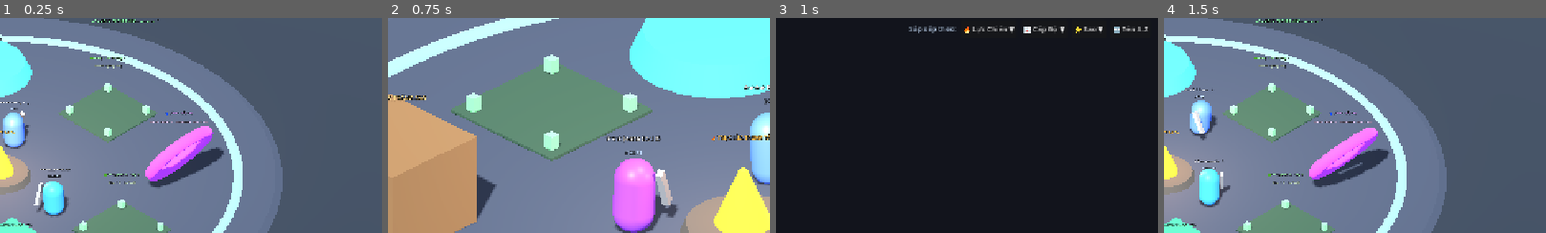
Above: before the commit, frames 1-4 (left to right).
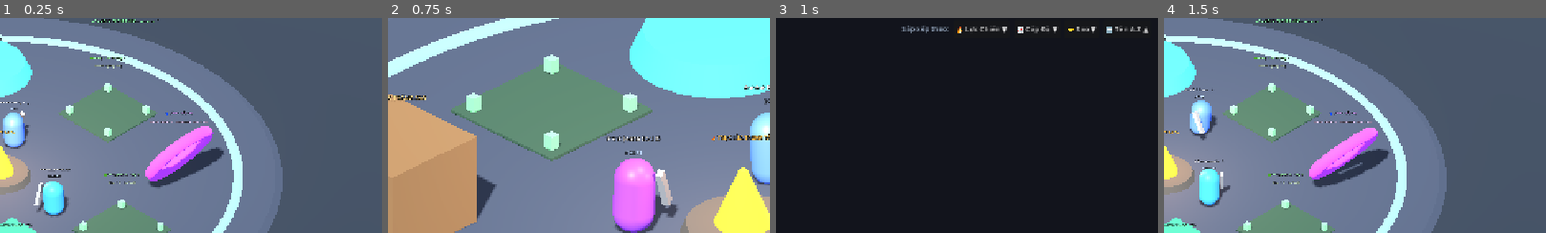
Above: after the commit, the same moments.

Repository: Zombie3012/infinity_gacha
Game: Godot game, scene res://scenes/base/isometric_base_3d.tscn
The game is run twice, just before and just after one commit, with the same random seed, the same clock (stepped at 60 frames per second) and the same inputs.
Inputs:
- Up to frame 1 (0.25 s): no input
- Up to frame 2 (0.75 s): click "🛡️ Tướng & Thăng Sao" at 0.5 s
- Up to frame 3 (1 s): no input
- Up to frame 4 (1.5 s): click "⬅ Về Căn Cứ 3D" at 1.25 s
The pictures show only the part of the screen within x 50-100%, y 12-62%; the shares and areas given below are measured in that part.

Frames 1-2 are identical in both runs. In frame 3, 1.2% of the frame differs, in the area x 32-98%, y 3-8%; in frame 4, nothing differs.

Commit message:
feat(roster): implement Pick Me Up webtoon tarot cards and bidirectional sorting

Diff:
--- a/client-godot/scenes/heroes/hero_roster.gd
+++ b/client-godot/scenes/heroes/hero_roster.gd
@@ -55,6 +55,7 @@
 # Grid View & Detail View Navigation references
 var _in_detail_view: bool = false
 var _grid_sort_mode: int = 0 # 0: CP, 1: Level, 2: Stars, 3: Name
+var _grid_sort_ascending: bool = false
 var _grid_view_container: VBoxContainer = null
 var _hero_grid_container: GridContainer = null
 var _grid_total_label: Label = null
@@ -136,10 +137,10 @@
 	if star >= 5:
 		return Color(1.0, 0.82, 0.24, 0.95)
 	elif star == 4:
-		return Color(0.75, 0.45, 0.95, 0.95)
+		return Color(0.78, 0.48, 0.95, 0.95)
 	elif star == 3:
-		return Color(0.28, 0.68, 0.98, 0.9)
-	return Color(0.35, 0.75, 0.48, 0.85)
+		return Color(0.32, 0.72, 0.95, 0.90)
+	return Color(0.68, 0.52, 0.36, 0.90)
 
 func _get_rarity_rank_name(star: int) -> String:
 	if star >= 5:
@@ -287,7 +288,7 @@
 		sort_lbl.add_theme_color_override("font_color", Color(0.7, 0.78, 0.88))
 		grid_ctrl_row.add_child(sort_lbl)
 
-		var sort_names := ["🔥 Lực Chiến ▼", "📈 Cấp Độ ▼", "⭐ Sao ▼", "🔤 Tên A-Z"]
+		var sort_names := ["🔥 Lực Chiến ▼", "📈 Cấp Độ ▼", "⭐ Sao ▼", "🔤 Tên A-Z ▲"]
 		_sort_buttons.clear()
 		for s_idx in range(sort_names.size()):
 			var sbtn := Button.new()
@@ -296,7 +297,12 @@
 			sbtn.add_theme_font_size_override("font_size", 12)
 			var cur_s := s_idx
 			sbtn.pressed.connect(func():
-				_grid_sort_mode = cur_s
+				if _grid_sort_mode == cur_s:
+					_grid_sort_ascending = not _grid_sort_ascending
+				else:
+					_grid_sort_mode = cur_s
+					_grid_sort_ascending = false
+				_update_sort_button_labels()
 				_refresh_hero_list(str(_selected_hero.get("id", "")))
 			)
 			grid_ctrl_row.add_child(sbtn)
@@ -1550,42 +1556,54 @@
 # HERO LIST & FILTERING
 # ==============================================================================
 
+func _update_sort_button_labels() -> void:
+	var labels := [
+		"🔥 Lực Chiến " + ("▲" if _grid_sort_ascending and _grid_sort_mode == 0 else "▼"),
+		"📈 Cấp Độ " + ("▲" if _grid_sort_ascending and _grid_sort_mode == 1 else "▼"),
+		"⭐ Sao " + ("▲" if _grid_sort_ascending and _grid_sort_mode == 2 else "▼"),
+		"🔤 Tên " + ("Z-A ▼" if _grid_sort_ascending and _grid_sort_mode == 3 else "A-Z ▲")
+	]
+	for i in range(_sort_buttons.size()):
+		if i < labels.size():
+			_sort_buttons[i].text = labels[i]
+			_sort_buttons[i].modulate = Color(1.0, 0.92, 0.42) if i == _grid_sort_mode else Color(0.82, 0.88, 0.96)
+
 func _sort_filtered_heroes() -> void:
 	match _grid_sort_mode:
-		0: # Combat Power (descending)
+		0: # Combat Power
 			_filtered_heroes.sort_custom(func(a: Dictionary, b: Dictionary) -> bool:
 				var cpa := int(a.get("combatPower", 0))
 				var cpb := int(b.get("combatPower", 0))
 				if cpa != cpb:
-					return cpa > cpb
+					return (cpa < cpb) if _grid_sort_ascending else (cpa > cpb)
 				return int(a.get("level", 1)) > int(b.get("level", 1))
 			)
-		1: # Level (descending)
+		1: # Level
 			_filtered_heroes.sort_custom(func(a: Dictionary, b: Dictionary) -> bool:
 				var lva := int(a.get("level", 1))
 				var lvb := int(b.get("level", 1))
 				if lva != lvb:
-					return lva > lvb
+					return (lva < lvb) if _grid_sort_ascending else (lva > lvb)
 				return int(a.get("combatPower", 0)) > int(b.get("combatPower", 0))
 			)
-		2: # Rarity / Stars (descending)
+		2: # Rarity / Stars
 			_filtered_heroes.sort_custom(func(a: Dictionary, b: Dictionary) -> bool:
 				var sta := int(a.get("rarity", 1))
 				var stb := int(b.get("rarity", 1))
 				if sta != stb:
-					return sta > stb
+					return (sta < stb) if _grid_sort_ascending else (sta > stb)
 				return int(a.get("combatPower", 0)) > int(b.get("combatPower", 0))
 			)
-		3: # Name A-Z
+		3: # Name A-Z / Z-A
 			_filtered_heroes.sort_custom(func(a: Dictionary, b: Dictionary) -> bool:
-				return str(a.get("name", "")).nocasecmp_to(str(b.get("name", ""))) < 0
+				var cmp := str(a.get("name", "")).nocasecmp_to(str(b.get("name", "")))
+				return (cmp > 0) if _grid_sort_ascending else (cmp < 0)
 			)
 
 func _refresh_hero_list(preserve_hero_id: String = "") -> void:
 	for i in range(_filter_buttons.size()):
 		_filter_buttons[i].modulate = Color(1.0, 0.92, 0.42) if i == _roster_filter_mode else Color(0.82, 0.88, 0.96)
-	for i in range(_sort_buttons.size()):
-		_sort_buttons[i].modulate = Color(1.0, 0.92, 0.42) if i == _grid_sort_mode else Color(0.82, 0.88, 0.96)
+	_update_sort_button_labels()
 
 	hero_item_list.clear()
 	_filtered_heroes.clear()
@@ -1745,8 +1763,7 @@
 
 	for i in range(_filter_buttons.size()):
 		_filter_buttons[i].modulate = Color(1.0, 0.92, 0.42) if i == _roster_filter_mode else Color(0.82, 0.88, 0.96)
-	for i in range(_sort_buttons.size()):
-		_sort_buttons[i].modulate = Color(1.0, 0.92, 0.42) if i == _grid_sort_mode else Color(0.82, 0.88, 0.96)
+	_update_sort_button_labels()
 
 	if _filtered_heroes.is_empty():
 		var empty_lbl := Label.new()
@@ -1761,6 +1778,31 @@
 		if h is Dictionary:
 			var card := _build_hero_card(h)
 			_hero_grid_container.add_child(card)
+
+func _draw_card_occult_rings(canvas: Control, rarity_col: Color) -> void:
+	var c: Vector2 = canvas.size / 2.0
+	var ring_col := Color(rarity_col.r, rarity_col.g, rarity_col.b, 0.26)
+	var thin_ring_col := Color(rarity_col.r, rarity_col.g, rarity_col.b, 0.16)
+	var spoke_col := Color(rarity_col.r, rarity_col.g, rarity_col.b, 0.14)
+
+	# Concentric summoning rings (Pick Me Up Tarot halo)
+	canvas.draw_arc(c, 58.0, 0.0, TAU, 48, ring_col, 1.5, true)
+	canvas.draw_arc(c, 44.0, 0.0, TAU, 36, thin_ring_col, 1.0, true)
+	canvas.draw_arc(c, 30.0, 0.0, TAU, 28, thin_ring_col, 1.0, true)
+
+	# Cardinal crosshair ticks
+	canvas.draw_line(c - Vector2(66.0, 0.0), c - Vector2(50.0, 0.0), spoke_col, 1.2, true)
+	canvas.draw_line(c + Vector2(50.0, 0.0), c + Vector2(66.0, 0.0), spoke_col, 1.2, true)
+	canvas.draw_line(c - Vector2(0.0, 66.0), c - Vector2(0.0, 50.0), spoke_col, 1.2, true)
+	canvas.draw_line(c + Vector2(0.0, 50.0), c + Vector2(0.0, 66.0), spoke_col, 1.2, true)
+
+	# Diagonal occult ticks (45 deg)
+	var d45 := Vector2(0.7071, 0.7071)
+	canvas.draw_line(c + d45 * 52.0, c + d45 * 62.0, spoke_col, 1.0, true)
+	canvas.draw_line(c - d45 * 52.0, c - d45 * 62.0, spoke_col, 1.0, true)
+	var d135 := Vector2(-0.7071, 0.7071)
+	canvas.draw_line(c + d135 * 52.0, c + d135 * 62.0, spoke_col, 1.0, true)
+	canvas.draw_line(c - d135 * 52.0, c - d135 * 62.0, spoke_col, 1.0, true)
 
 func _build_hero_card(h: Dictionary) -> Control:
 	var hid: String = str(h.get("id", ""))
@@ -1776,6 +1818,7 @@
 	var is_locked: bool = bool(h.get("isLocked", false))
 	var hname: String = str(h.get("name", "Hero"))
 	var state_str: String = str(h.get("state", "ALIVE"))
+	var rarity_col: Color = _get_rarity_border_color(star)
 
 	var d_stats: Dictionary = h.get("derivedStats", {}) if h.get("derivedStats") is Dictionary else {}
 	var atk: int = int(d_stats.get("attack", h.get("attack", 10)))
@@ -1784,92 +1827,122 @@
 	var spd: int = int(d_stats.get("speed", h.get("speed", 10)))
 	var cp: int = int(h.get("combatPower", mhp + atk * 4 + def_val * 3 + spd * 2))
 
+	# Outer Card Panel (Pick Me Up Tarot proportions ~230x335)
 	var card := PanelContainer.new()
-	card.custom_minimum_size = Vector2(230, 275)
+	card.custom_minimum_size = Vector2(230, 335)
 	card.size_flags_horizontal = Control.SIZE_EXPAND_FILL
 
 	var cstyle := StyleBoxFlat.new()
-	cstyle.bg_color = Color(0.06, 0.08, 0.13, 0.96)
-	cstyle.border_width_left = 2
-	cstyle.border_width_top = 2
-	cstyle.border_width_right = 2
-	cstyle.border_width_bottom = 2
-	cstyle.border_color = _get_rarity_border_color(star)
-	cstyle.corner_radius_top_left = 8
-	cstyle.corner_radius_top_right = 8
-	cstyle.corner_radius_bottom_left = 8
-	cstyle.corner_radius_bottom_right = 8
-	cstyle.shadow_size = 4
-	cstyle.shadow_color = Color(0, 0, 0, 0.45)
+	cstyle.bg_color = Color(0.065, 0.075, 0.10, 0.98)
+	cstyle.border_width_left = 3 if star >= 5 else 2
+	cstyle.border_width_top = 3 if star >= 5 else 2
+	cstyle.border_width_right = 3 if star >= 5 else 2
+	cstyle.border_width_bottom = 3 if star >= 5 else 2
+	cstyle.border_color = rarity_col
+	cstyle.corner_radius_top_left = 10
+	cstyle.corner_radius_top_right = 10
+	cstyle.corner_radius_bottom_left = 10
+	cstyle.corner_radius_bottom_right = 10
+	cstyle.shadow_size = 6
+	cstyle.shadow_color = Color(0, 0, 0, 0.55)
 	card.add_theme_stylebox_override("panel", cstyle)
 
-	var margin := MarginContainer.new()
-	margin.add_theme_constant_override("margin_left", 8)
-	margin.add_theme_constant_override("margin_top", 7)
-	margin.add_theme_constant_override("margin_right", 8)
-	margin.add_theme_constant_override("margin_bottom", 7)
-	card.add_child(margin)
+	# Inset margin for double-line ornate border
+	var outer_margin := MarginContainer.new()
+	outer_margin.add_theme_constant_override("margin_left", 4)
+	outer_margin.add_theme_constant_override("margin_top", 4)
+	outer_margin.add_theme_constant_override("margin_right", 4)
+	outer_margin.add_theme_constant_override("margin_bottom", 4)
+	card.add_child(outer_margin)
+
+	# Inner Inset Frame
+	var inner_frame := PanelContainer.new()
+	var if_style := StyleBoxFlat.new()
+	if_style.bg_color = Color(0, 0, 0, 0)
+	if_style.border_width_left = 1
+	if_style.border_width_top = 1
+	if_style.border_width_right = 1
+	if_style.border_width_bottom = 1
+	if_style.border_color = Color(rarity_col.r, rarity_col.g, rarity_col.b, 0.38)
+	if_style.corner_radius_top_left = 6
+	if_style.corner_radius_top_right = 6
+	if_style.corner_radius_bottom_left = 6
+	if_style.corner_radius_bottom_right = 6
+	inner_frame.add_theme_stylebox_override("panel", if_style)
+	outer_margin.add_child(inner_frame)
+
+	var content_margin := MarginContainer.new()
+	content_margin.add_theme_constant_override("margin_left", 6)
+	content_margin.add_theme_constant_override("margin_top", 5)
+	content_margin.add_theme_constant_override("margin_right", 6)
+	content_margin.add_theme_constant_override("margin_bottom", 6)
+	inner_frame.add_child(content_margin)
 
 	var vbox := VBoxContainer.new()
-	vbox.add_theme_constant_override("separation", 5)
+	vbox.add_theme_constant_override("separation", 4)
 	vbox.size_flags_horizontal = Control.SIZE_EXPAND_FILL
 	vbox.size_flags_vertical = Control.SIZE_EXPAND_FILL
-	margin.add_child(vbox)
-
-	# 1. Header Row: Class/Element Pill + Party/Lock Status
+	content_margin.add_child(vbox)
+
+	# 1. Header Row: Class/Element Pill + Top Celestial Crest + Party/Lock Status
 	var header_row := HBoxContainer.new()
 	header_row.add_theme_constant_override("separation", 4)
 	vbox.add_child(header_row)
 
 	var class_pill := PanelContainer.new()
 	var cp_style := StyleBoxFlat.new()
-	cp_style.bg_color = Color(0.12, 0.16, 0.23, 0.85)
-	cp_style.corner_radius_top_left = 4
-	cp_style.corner_radius_top_right = 4
-	cp_style.corner_radius_bottom_left = 4
-	cp_style.corner_radius_bottom_right = 4
+	cp_style.bg_color = Color(0.10, 0.13, 0.18, 0.90)
+	cp_style.corner_radius_top_left = 3
+	cp_style.corner_radius_top_right = 3
+	cp_style.corner_radius_bottom_left = 3
+	cp_style.corner_radius_bottom_right = 3
 	class_pill.add_theme_stylebox_override("panel", cp_style)
 	var cp_margin := MarginContainer.new()
 	cp_margin.add_theme_constant_override("margin_left", 5)
 	cp_margin.add_theme_constant_override("margin_right", 5)
-	cp_margin.add_theme_constant_override("margin_top", 2)
-	cp_margin.add_theme_constant_override("margin_bottom", 2)
+	cp_margin.add_theme_constant_override("margin_top", 1)
+	cp_margin.add_theme_constant_override("margin_bottom", 1)
 	class_pill.add_child(cp_margin)
 	var class_lbl := Label.new()
 	class_lbl.text = "%s %s" % [_get_hero_class_icon(cls), cls.to_upper()]
-	class_lbl.add_theme_font_size_override("font_size", 10)
+	class_lbl.add_theme_font_size_override("font_size", 9)
 	class_lbl.add_theme_color_override("font_color", _get_hero_element_color(elem))
 	cp_margin.add_child(class_lbl)
 	header_row.add_child(class_pill)
 
-	var elem_lbl := Label.new()
-	elem_lbl.text = "• " + elem.to_upper()
-	elem_lbl.add_theme_font_size_override("font_size", 10)
-	elem_lbl.add_theme_color_override("font_color", _get_hero_element_color(elem).lerp(Color.WHITE, 0.3))
-	header_row.add_child(elem_lbl)
-
-	var spacer := Control.new()
-	spacer.size_flags_horizontal = Control.SIZE_EXPAND_FILL
-	header_row.add_child(spacer)
+	var spacer_left := Control.new()
+	spacer_left.size_flags_horizontal = Control.SIZE_EXPAND_FILL
+	header_row.add_child(spacer_left)
+
+	# Top Center Celestial Compass Emblem (Pick Me Up tarot crest)
+	var crest_lbl := Label.new()
+	crest_lbl.text = "✦ ☼ ✦"
+	crest_lbl.add_theme_font_size_override("font_size", 9)
+	crest_lbl.add_theme_color_override("font_color", rarity_col.lerp(Color.WHITE, 0.25))
+	header_row.add_child(crest_lbl)
+
+	var spacer_right := Control.new()
+	spacer_right.size_flags_horizontal = Control.SIZE_EXPAND_FILL
+	header_row.add_child(spacer_right)
 
 	if in_party:
 		var party_pill := PanelContainer.new()
 		var pp_style := StyleBoxFlat.new()
 		pp_style.bg_color = Color(0.85, 0.20, 0.20, 0.95)
-		pp_style.corner_radius_top_left = 4
-		pp_style.corner_radius_top_right = 4
-		pp_style.corner_radius_bottom_left = 4
-		pp_style.corner_radius_bottom_right = 4
+		pp_style.corner_radius_top_left = 3
+		pp_style.corner_radius_top_right = 3
+		pp_style.corner_radius_bottom_left = 3
+		pp_style.corner_radius_bottom_right = 3
 		party_pill.add_theme_stylebox_override("panel", pp_style)
 		var pp_margin := MarginContainer.new()
-		pp_margin.add_theme_constant_override("margin_left", 5)
-		pp_margin.add_theme_constant_override("margin_right", 5)
-		pp_margin.add_theme_constant_override("margin_top", 2)
-		pp_margin.add_theme_constant_override("margin_bottom", 2)
+		pp_margin.add_theme_constant_override("margin_left", 4)
+		pp_margin.add_theme_constant_override("margin_right", 4)
+		pp_margin.add_theme_constant_override("margin_top", 1)
+		pp_margin.add_theme_constant_override("margin_bottom", 1)
 		party_pill.add_child(pp_margin)
 		var party_lbl := Label.new()
-		party_lbl.text = "⚔️ ĐỘI PVE"
-		party_lbl.add_theme_font_size_override("font_size", 9)
+		party_lbl.text = "⚔️ PVE"
+		party_lbl.add_theme_font_size_override("font_size", 8)
 		party_lbl.add_theme_color_override("font_color", Color.WHITE)
 		pp_margin.add_child(party_lbl)
 		header_row.add_child(party_pill)
@@ -1877,20 +1950,20 @@
 	if is_locked:
 		var lock_lbl := Label.new()
 		lock_lbl.text = "🔒"
-		lock_lbl.add_theme_font_size_override("font_size", 11)
+		lock_lbl.add_theme_font_size_override("font_size", 10)
 		header_row.add_child(lock_lbl)
 
-	# 2. Hero Avatar Box (Centerpiece)
+	# 2. Hero Avatar Box with Concentric Occult Halo (Pick Me Up center arch)
 	var avatar_box := PanelContainer.new()
-	avatar_box.custom_minimum_size = Vector2(0, 125)
+	avatar_box.custom_minimum_size = Vector2(0, 155)
 	avatar_box.size_flags_vertical = Control.SIZE_EXPAND_FILL
 	var ab_style := StyleBoxFlat.new()
-	ab_style.bg_color = Color(0.08, 0.10, 0.16, 0.95).lerp(_get_hero_element_color(elem), 0.12)
+	ab_style.bg_color = Color(0.045, 0.055, 0.08, 0.95).lerp(_get_hero_element_color(elem), 0.08)
 	ab_style.border_width_left = 1
 	ab_style.border_width_top = 1
 	ab_style.border_width_right = 1
 	ab_style.border_width_bottom = 1
-	ab_style.border_color = Color(0.2, 0.28, 0.38, 0.5)
+	ab_style.border_color = Color(rarity_col.r, rarity_col.g, rarity_col.b, 0.25)
 	ab_style.corner_radius_top_left = 6
 	ab_style.corner_radius_top_right = 6
 	ab_style.corner_radius_bottom_left = 6
@@ -1898,6 +1971,24 @@
 	avatar_box.add_theme_stylebox_override("panel", ab_style)
 	vbox.add_child(avatar_box)
 
+	# Halo Canvas for drawing concentric summoning rings
+	var halo_canvas := Control.new()
+	halo_canvas.set_anchors_preset(Control.PRESET_FULL_RECT)
+	halo_canvas.draw.connect(_draw_card_occult_rings.bind(halo_canvas, rarity_col))
+	avatar_box.add_child(halo_canvas)
+
+	# Center Hero Silhouette / Class Icon
+	var icon_center := CenterContainer.new()
+	icon_center.set_anchors_preset(Control.PRESET_FULL_RECT)
+	avatar_box.add_child(icon_center)
+
+	var big_icon := Label.new()
+	big_icon.text = _get_hero_class_icon(cls)
+	big_icon.add_theme_font_size_override("font_size", 48)
+	big_icon.modulate = Color(1.0, 1.0, 1.0, 0.90)
+	icon_center.add_child(big_icon)
+
+	# Overlay badges (Awakening top-left, Rank bottom-right)
 	var av_overlay := MarginContainer.new()
 	av_overlay.set_anchors_preset(Control.PRESET_FULL_RECT)
 	av_overlay.add_theme_constant_override("margin_left", 6)
@@ -1906,23 +1997,12 @@
 	av_overlay.add_theme_constant_override("margin_bottom", 6)
 	avatar_box.add_child(av_overlay)
 
-	var icon_center := CenterContainer.new()
-	icon_center.set_anchors_preset(Control.PRESET_FULL_RECT)
-	avatar_box.add_child(icon_center)
-
-	var big_icon := Label.new()
-	big_icon.text = _get_hero_class_icon(cls)
-	big_icon.add_theme_font_size_override("font_size", 46)
-	big_icon.modulate = Color(1.0, 1.0, 1.0, 0.85)
-	icon_center.add_child(big_icon)
-
-	# Awakening rank badge top-left
 	if awaken_rank > 0:
 		var awk_pill := PanelContainer.new()
 		awk_pill.size_flags_horizontal = Control.SIZE_SHRINK_BEGIN
 		awk_pill.size_flags_vertical = Control.SIZE_SHRINK_BEGIN
 		var awk_style := StyleBoxFlat.new()
-		awk_style.bg_color = Color(0.12, 0.38, 0.52, 0.9)
+		awk_style.bg_color = Color(0.10, 0.35, 0.48, 0.92)
 		awk_style.corner_radius_top_left = 3
 		awk_style.corner_radius_top_right = 3
 		awk_style.corner_radius_bottom_left = 3
@@ -1930,22 +2010,22 @@
 		awk_pill.add_theme_stylebox_override("panel", awk_style)
 		var awk_lbl := Label.new()
 		awk_lbl.text = "⚡ +%d" % awaken_rank
-		awk_lbl.add_theme_font_size_override("font_size", 10)
+		awk_lbl.add_theme_font_size_override("font_size", 9)
 		awk_lbl.add_theme_color_override("font_color", Color(0.5, 0.95, 1.0))
 		awk_pill.add_child(awk_lbl)
 		av_overlay.add_child(awk_pill)
 
-	# S/A/B Rank Box bottom-right (Path to Nowhere style)
+	# Rank badge bottom-right (S RANK, A RANK, etc.)
 	var rank_box := PanelContainer.new()
 	rank_box.size_flags_horizontal = Control.SIZE_SHRINK_END
 	rank_box.size_flags_vertical = Control.SIZE_SHRINK_END
 	var rb_style := StyleBoxFlat.new()
-	rb_style.bg_color = Color(0.05, 0.07, 0.11, 0.88)
+	rb_style.bg_color = Color(0.04, 0.06, 0.09, 0.90)
 	rb_style.border_width_left = 1
 	rb_style.border_width_top = 1
 	rb_style.border_width_right = 1
 	rb_style.border_width_bottom = 1
-	rb_style.border_color = _get_rarity_border_color(star)
+	rb_style.border_color = rarity_col
 	rb_style.corner_radius_top_left = 3
 	rb_style.corner_radius_top_right = 3
 	rb_style.corner_radius_bottom_left = 3
@@ -1960,7 +2040,7 @@
 	var rank_lbl := Label.new()
 	rank_lbl.text = "%s RANK" % _get_rarity_rank_name(star)
 	rank_lbl.add_theme_font_size_override("font_size", 9)
-	rank_lbl.add_theme_color_override("font_color", _get_rarity_border_color(star))
+	rank_lbl.add_theme_color_override("font_color", rarity_col)
 	rb_margin.add_child(rank_lbl)
 	av_overlay.add_child(rank_box)
 
@@ -1969,7 +2049,7 @@
 		var dead_panel := PanelContainer.new()
 		dead_panel.set_anchors_preset(Control.PRESET_FULL_RECT)
 		var dp_style := StyleBoxFlat.new()
-		dp_style.bg_color = Color(0.4, 0.05, 0.05, 0.75)
+		dp_style.bg_color = Color(0.4, 0.05, 0.05, 0.78)
 		dead_panel.add_theme_stylebox_override("panel", dp_style)
 		var dead_lbl := Label.new()
 		dead_lbl.text = "TỬ TRẬN" if state_str == "DEAD" else "THƯƠNG NẶNG"
@@ -1980,68 +2060,87 @@
 		dead_panel.add_child(dead_lbl)
 		avatar_box.add_child(dead_panel)
 
-	# 3. Level & CP Row
-	var lvl_row := HBoxContainer.new()
-	lvl_row.add_theme_constant_override("separation", 4)
-	vbox.add_child(lvl_row)
+	# 3. Centered Glowing Stars (Directly above nameplate banner, matching Image 2)
+	var star_box := HBoxContainer.new()
+	star_box.alignment = BoxContainer.ALIGNMENT_CENTER
+	star_box.add_theme_constant_override("separation", 4)
+	vbox.add_child(star_box)
+
+	var star_lbl := Label.new()
+	star_lbl.text = "★".repeat(clampi(star, 1, 7))
+	star_lbl.horizontal_alignment = HORIZONTAL_ALIGNMENT_CENTER
+	star_lbl.add_theme_font_size_override("font_size", 15)
+	star_lbl.add_theme_color_override("font_color", Color(1.0, 0.88, 0.32))
+	star_box.add_child(star_lbl)
+
+	if promo_rank > 0:
+		var promo_lbl := Label.new()
+		promo_lbl.text = "+%d" % promo_rank
+		promo_lbl.add_theme_font_size_override("font_size", 10)
+		promo_lbl.add_theme_color_override("font_color", Color(0.55, 0.85, 1.0))
+		star_box.add_child(promo_lbl)
+
+	# 4. Iconic Pick Me Up Nameplate Banner (< HERO NAME >)
+	var name_plate := PanelContainer.new()
+	name_plate.custom_minimum_size = Vector2(0, 26)
+	var np_style := StyleBoxFlat.new()
+	np_style.bg_color = Color(0.04, 0.05, 0.07, 0.98)
+	np_style.border_width_left = 1
+	np_style.border_width_top = 1
+	np_style.border_width_right = 1
+	np_style.border_width_bottom = 1
+	np_style.border_color = Color(rarity_col.r, rarity_col.g, rarity_col.b, 0.70)
+	np_style.corner_radius_top_left = 3
+	np_style.corner_radius_top_right = 3
+	np_style.corner_radius_bottom_left = 3
+	np_style.corner_radius_bottom_right = 3
+	name_plate.add_theme_stylebox_override("panel", np_style)
+	vbox.add_child(name_plate)
+
+	var np_margin := MarginContainer.new()
+	np_margin.add_theme_constant_override("margin_left", 6)
+	np_margin.add_theme_constant_override("margin_right", 6)
+	np_margin.add_theme_constant_override("margin_top", 3)
+	np_margin.add_theme_constant_override("margin_bottom", 3)
+	name_plate.add_child(np_margin)
+
+	var name_lbl := Label.new()
+	name_lbl.text = "<  %s  >" % hname.to_upper()
+	name_lbl.horizontal_alignment = HORIZONTAL_ALIGNMENT_CENTER
+	name_lbl.clip_text = true
+	name_lbl.text_overrun_behavior = TextServer.OVERRUN_TRIM_ELLIPSIS
+	name_lbl.add_theme_font_size_override("font_size", 12)
+	name_lbl.add_theme_color_override("font_color", Color(0.96, 0.97, 1.0))
+	np_margin.add_child(name_lbl)
+
+	# 5. Tactical Status Ribbon (Level on left, Combat Power on right)
+	var ribbon := HBoxContainer.new()
+	ribbon.add_theme_constant_override("separation", 4)
+	vbox.add_child(ribbon)
 
 	var lvl_lbl := Label.new()
 	lvl_lbl.text = "Lv.%d" % lvl
-	lvl_lbl.add_theme_font_size_override("font_size", 15)
+	lvl_lbl.add_theme_font_size_override("font_size", 12)
 	lvl_lbl.add_theme_color_override("font_color", Color.WHITE)
-	lvl_row.add_child(lvl_lbl)
+	ribbon.add_child(lvl_lbl)
 
 	var max_lvl_lbl := Label.new()
 	max_lvl_lbl.text = "/%d" % max_lvl
-	max_lvl_lbl.add_theme_font_size_override("font_size", 11)
+	max_lvl_lbl.add_theme_font_size_override("font_size", 10)
 	max_lvl_lbl.add_theme_color_override("font_color", Color(0.68, 0.75, 0.85))
-	lvl_row.add_child(max_lvl_lbl)
-
-	if star_ceiling > max_lvl:
-		var bt_tag := Label.new()
-		bt_tag.text = "(Trần %d)" % star_ceiling
-		bt_tag.add_theme_font_size_override("font_size", 10)
-		bt_tag.add_theme_color_override("font_color", Color(0.9, 0.7, 0.3))
-		lvl_row.add_child(bt_tag)
-
-	var lvl_spacer := Control.new()
-	lvl_spacer.size_flags_horizontal = Control.SIZE_EXPAND_FILL
-	lvl_row.add_child(lvl_spacer)
+	ribbon.add_child(max_lvl_lbl)
+
+	var ribbon_spacer := Control.new()
+	ribbon_spacer.size_flags_horizontal = Control.SIZE_EXPAND_FILL
+	ribbon.add_child(ribbon_spacer)
 
 	var cp_lbl := Label.new()
 	cp_lbl.text = "🔥 LC: %s" % _format_num(cp)
-	cp_lbl.add_theme_font_size_override("font_size", 12)
-	cp_lbl.add_theme_color_override("font_color", Color(1.0, 0.58, 0.25))
-	lvl_row.add_child(cp_lbl)
-
-	# 4. Hero Name
-	var name_lbl := Label.new()
-	name_lbl.text = hname
-	name_lbl.clip_text = true
-	name_lbl.text_overrun_behavior = TextServer.OVERRUN_TRIM_ELLIPSIS
-	name_lbl.add_theme_font_size_override("font_size", 13)
-	name_lbl.add_theme_color_override("font_color", Color(0.95, 0.97, 1.0))
-	vbox.add_child(name_lbl)
-
-	# 5. Stars & Breakthrough Status Row
-	var star_row := HBoxContainer.new()
-	star_row.add_theme_constant_override("separation", 6)
-	vbox.add_child(star_row)
-
-	var star_lbl := Label.new()
-	star_lbl.text = "★".repeat(clampi(star, 1, 7))
-	star_lbl.add_theme_font_size_override("font_size", 12)
-	star_lbl.add_theme_color_override("font_color", Color(1.0, 0.85, 0.25))
-	star_row.add_child(star_lbl)
-
-	if promo_rank > 0:
-		var promo_lbl := Label.new()
-		promo_lbl.text = "• Đột Phá +%d" % promo_rank
-		promo_lbl.add_theme_font_size_override("font_size", 10)
-		promo_lbl.add_theme_color_override("font_color", Color(0.55, 0.85, 1.0))
-		star_row.add_child(promo_lbl)
-
-	# Click overlay button
+	cp_lbl.add_theme_font_size_override("font_size", 11)
+	cp_lbl.add_theme_color_override("font_color", Color(1.0, 0.62, 0.25))
+	ribbon.add_child(cp_lbl)
+
+	# Full-card Click overlay button
 	var click_btn := Button.new()
 	click_btn.flat = true
 	click_btn.set_anchors_preset(Control.PRESET_FULL_RECT)
@@ -2049,7 +2148,7 @@
 	card.add_child(click_btn)
 
 	click_btn.mouse_entered.connect(func():
-		card.modulate = Color(1.18, 1.18, 1.18)
+		card.modulate = Color(1.15, 1.15, 1.15)
 	)
 	click_btn.mouse_exited.connect(func():
 		card.modulate = Color(1.0, 1.0, 1.0)
